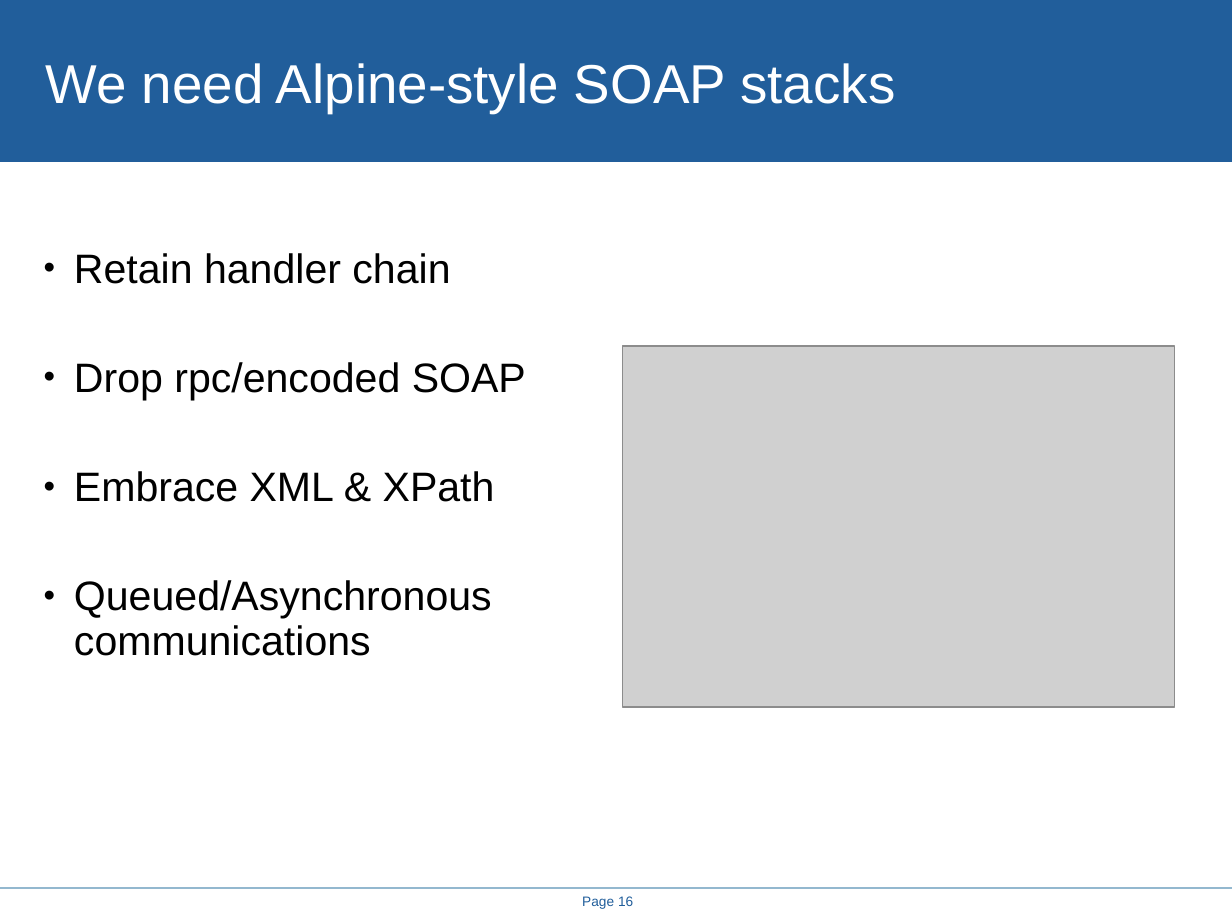
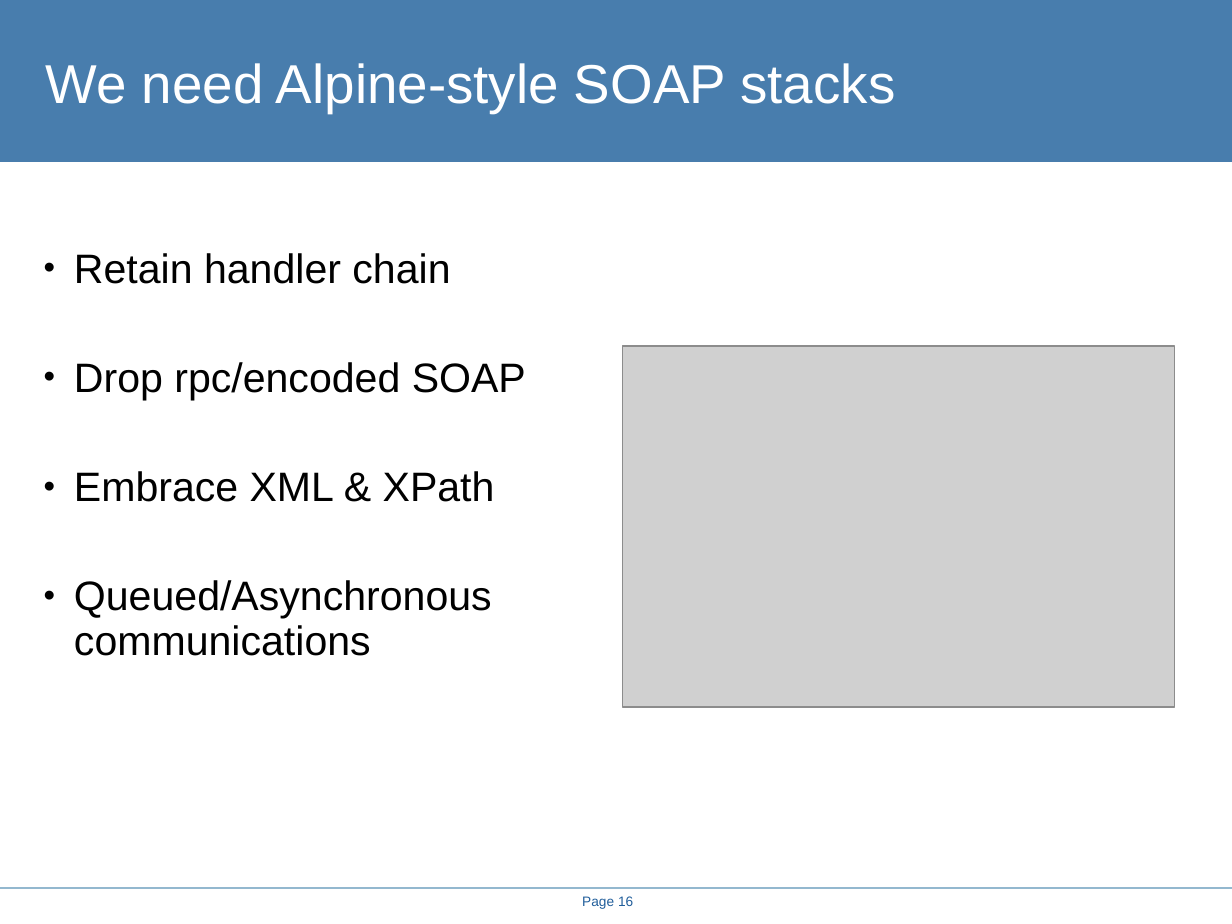
Before and after one commit to steveloughran/smartfrog, a slide deck: slide 16 of projects/alpine/doc/icws2005/rethinking_the_java_SOAP_stack.ppt. Drawn at 1232x924 pixels with LibreOffice and Linux fonts; fonts in the diff are those of the drawing; grey boxes stand for pictures; background and template pictures are left out. Boxes give left, top, right and bottom in pixels: in the first picture for what was removed or moved away, otherwise in the second. Text is boxed around its words. In the diff, an @@ line names an element or a change of style, - is before the commit and + after.

```diff
--- a/projects/alpine/doc/icws2005/rethinking_the_java_SOAP_stack.ppt
+++ b/projects/alpine/doc/icws2005/rethinking_the_java_SOAP_stack.ppt
@@ rectangle at (0,0,1232,161): fill #215E9B to #487DAD @@
```
Also in this commit, not shown: 19 other slides changed, 17 other files.
